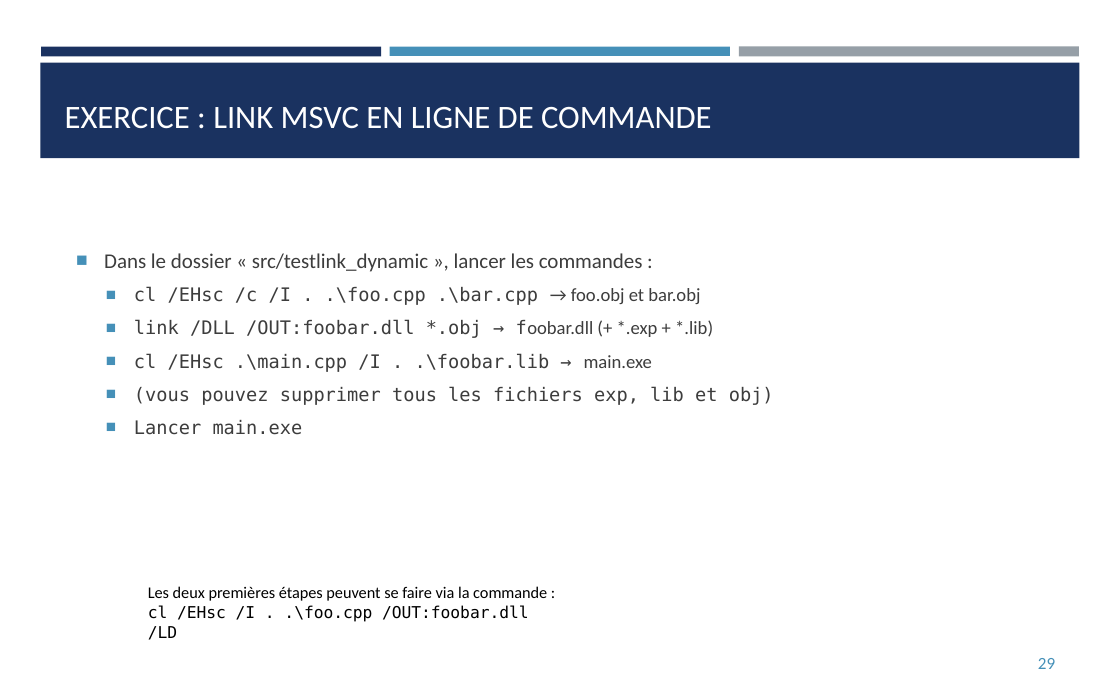
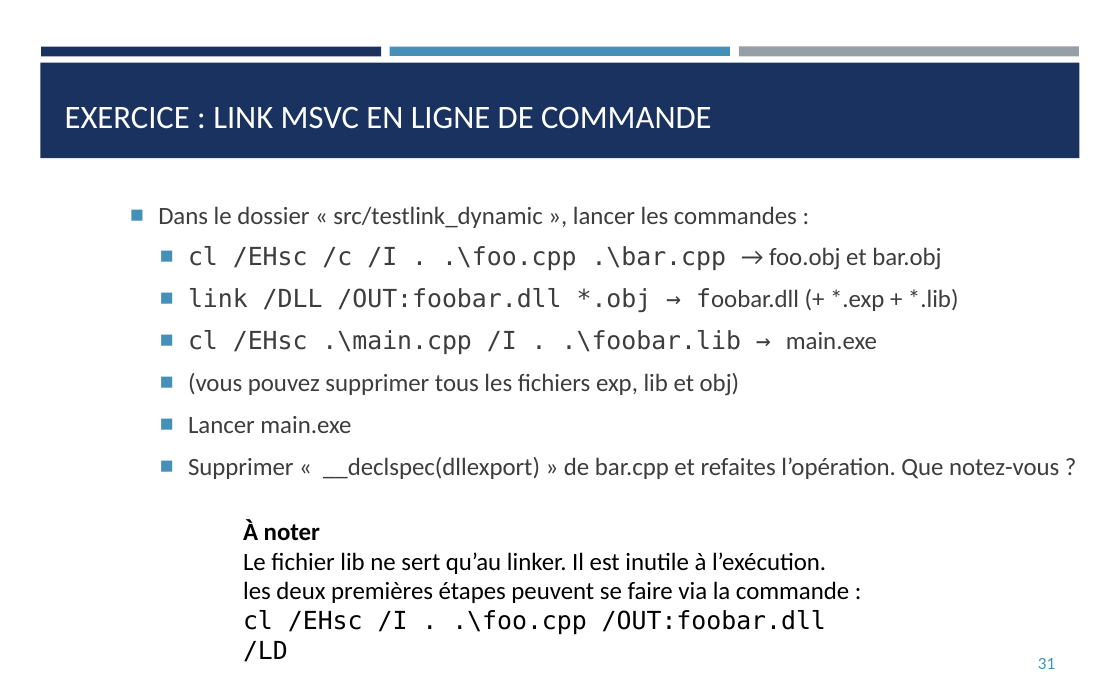
Before and after one commit to franckginguene/cpp_scalian, a slide deck: slide 31 of diapos/CPP_matin.pptx (slide 29 before the commit). Drawn at 1120x700 pixels with LibreOffice and Linux fonts; fonts in the diff are those of the drawing. Boxes give left, top, right and bottom in pixels: in the first picture for what was removed or moved away, otherwise in the second. Text is boxed around its words. In the diff, an @@ line names an element or a change of style, - is before the commit and + after.

```diff
--- a/diapos/CPP_matin.pptx
+++ b/diapos/CPP_matin.pptx
@@ text "Dans le dossier « src/testlink_dynamic ...": place and size @@
-text "Dans le dossier « src/testlink_dynamic ..." at <box>104,253,774,435</box>
+text "Dans le dossier « src/testlink_dynamic ..." at <box>158,206,1059,479</box>
@@ text at <box>158,206,959,433</box>: size 13.5 to 16 pt in "Dans le dossier « src/testlink_dynamic », lancer ..."; size 12 to 16 pt in "cl /EHsc /c /I . .\foo.cpp .\bar.cpp ...", "link /DLL /OUT:foobar.dll *.obj → foobar.dll (+ ...", "cl /EHsc .\main.cpp /I . .\foobar.lib → ...", "(vous pouvez supprimer tous les fichiers exp, ..." and 1 more places; font DejaVu Sans Mono to Calibri in "(vous pouvez supprimer tous les fichiers exp, ...", "Lancer main.exe" @@
@@ text at <box>188,457,1059,479</box>: paragraph added @@
+  ■ Supprimer « __declspec(dllexport) » de bar.cpp et refaites l’opération. Que notez-vous ?
@@ text at <box>243,519,849,635</box>: text changed; size 10.5 to 16 pt @@
-Les deux premières étapes peuvent se faire via la commande :
-cl /EHsc /I . .\foo.cpp /OUT:foobar.dll /LD
+À noter
+Le fichier lib ne sert qu’au linker. Il est inutile à l’exécution.
+les deux premières étapes peuvent se faire via la commande :
+cl /EHsc /I . .\foo.cpp /OUT:foobar.dll /LD
@@ page number at <box>1038,658,1055,669</box>: text changed @@
-29
+31
```
Also in this commit, not shown: 18 other slides changed, 7 slides added, 2 slides removed, 1 other file.
